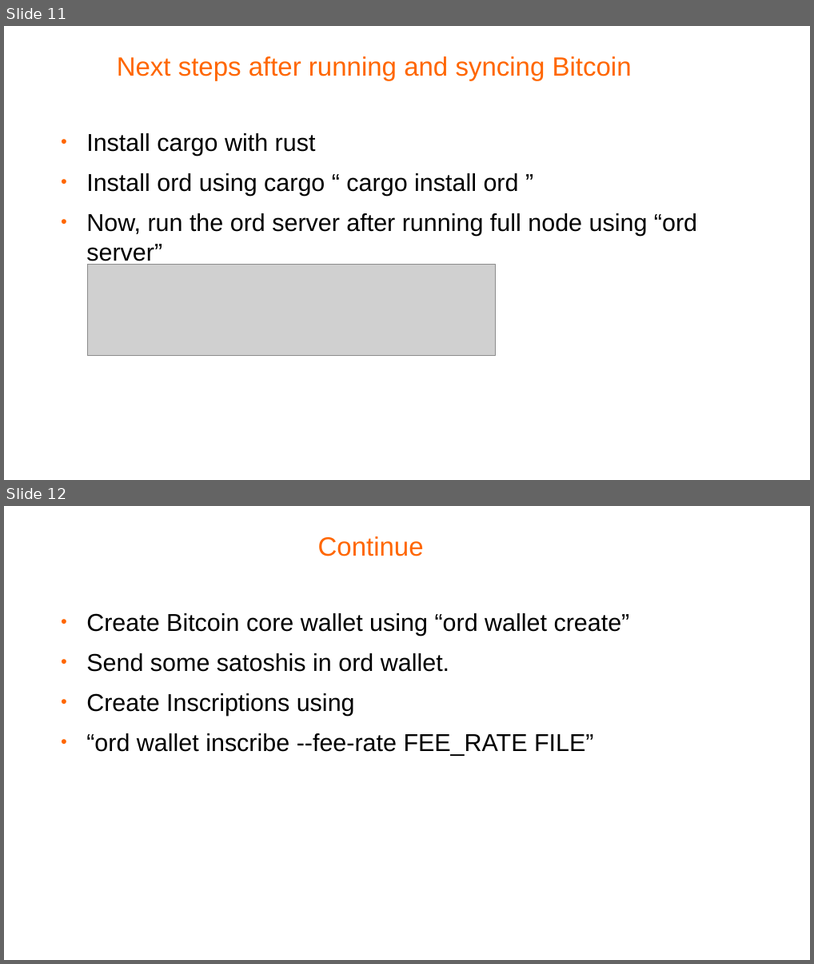
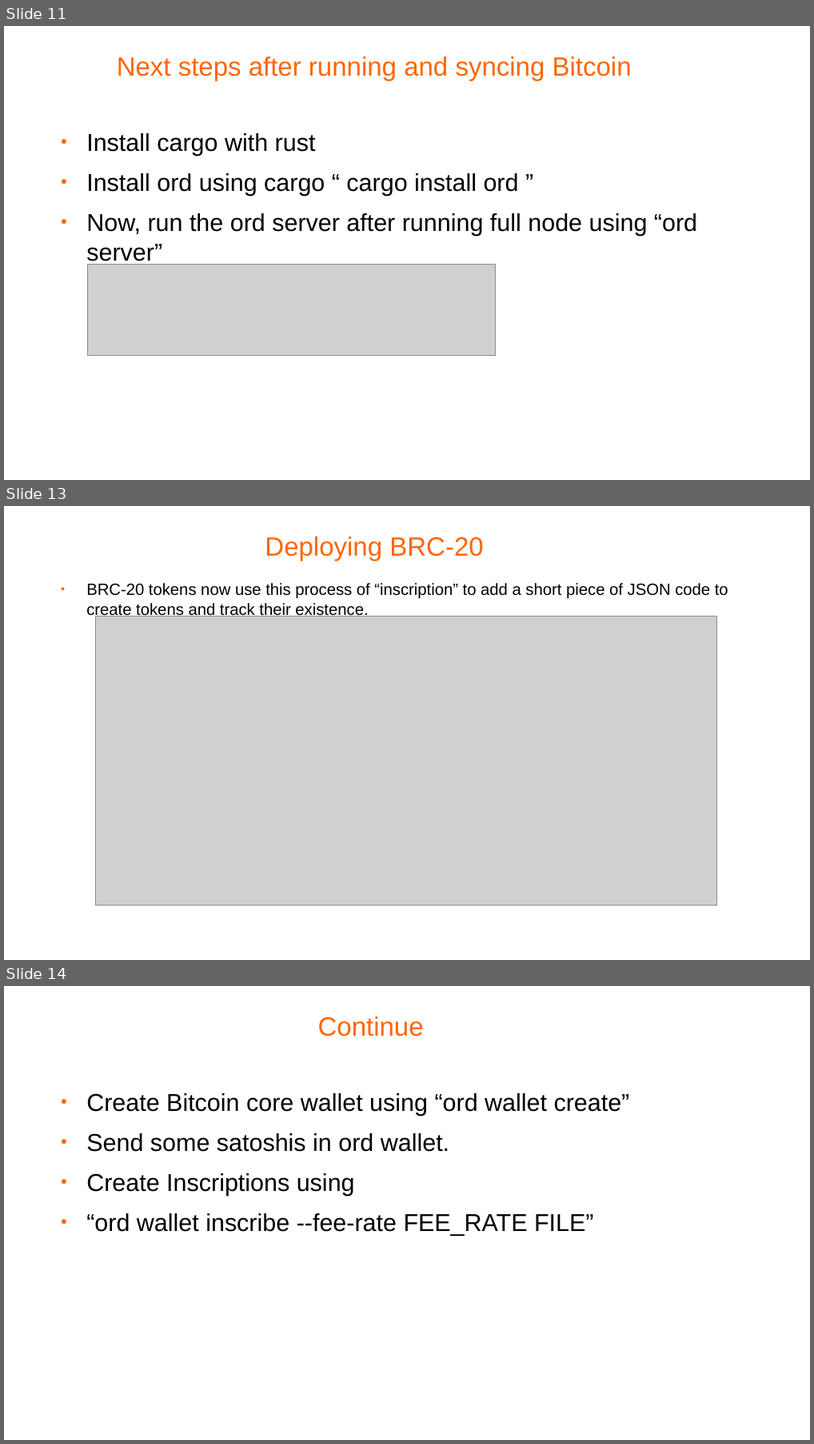
Before and after one commit to ranaahsanansar/BlcokchainTraning, a slide deck: Final Project/BTC NFT Ordinal Protocol.odp. Shown one above the other, each under a label of ours: slides 11 and 12 before the commit, slides 11, 13 and 14 after it; the slides between them are not shown. The pictures are 814x964 and 814x1444 pixels, drawn with LibreOffice and Linux fonts; fonts in the diff are those of the drawing; grey boxes stand for pictures; background and template pictures are left out. Boxes give left, top, right and bottom in pixels: in the first picture for what was removed or moved away, otherwise in the second. Text is boxed around its words. In the diff, an @@ line names an element or a change of style, - is before the commit and + after.

```diff
--- a/Final Project/BTC NFT Ordinal Protocol.odp
+++ b/Final Project/BTC NFT Ordinal Protocol.odp
@@ slide 13 added at (x1=4, y1=506, x2=810, y2=960), background #FFFFFF @@
@@ title added at (x1=265, y1=536, x2=483, y2=561), 26 pt, text #FF6600 @@
+Deploying BRC-20
@@ text added at (x1=86, y1=583, x2=729, y2=619), 16 pt, text #000000 @@
+● BRC-20 tokens now use this process of “inscription” to add a short piece of JSON code to create tokens and track their existence.
@@ picture added at (x1=95, y1=616, x2=718, y2=905) @@
@@ what was slide 12 is now slide 14 @@
```
Also in this commit, not shown: 1 other slide added, 2 slides removed, 17 other files.
